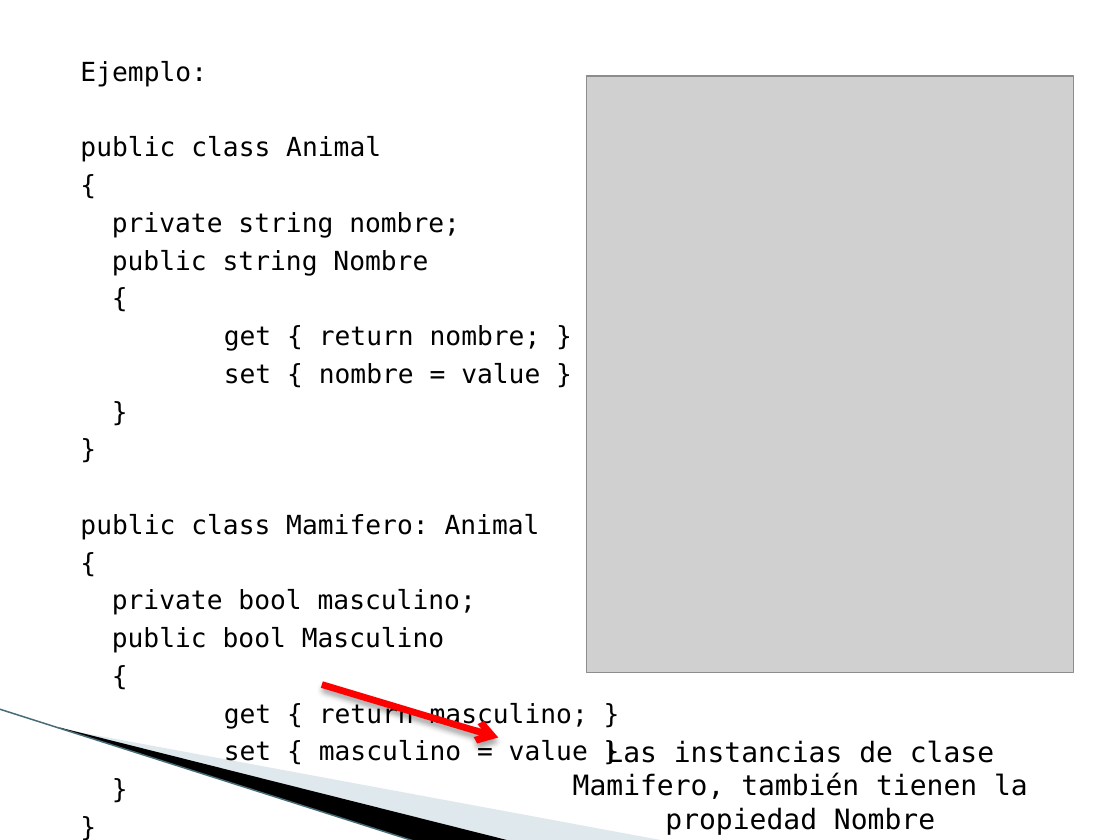
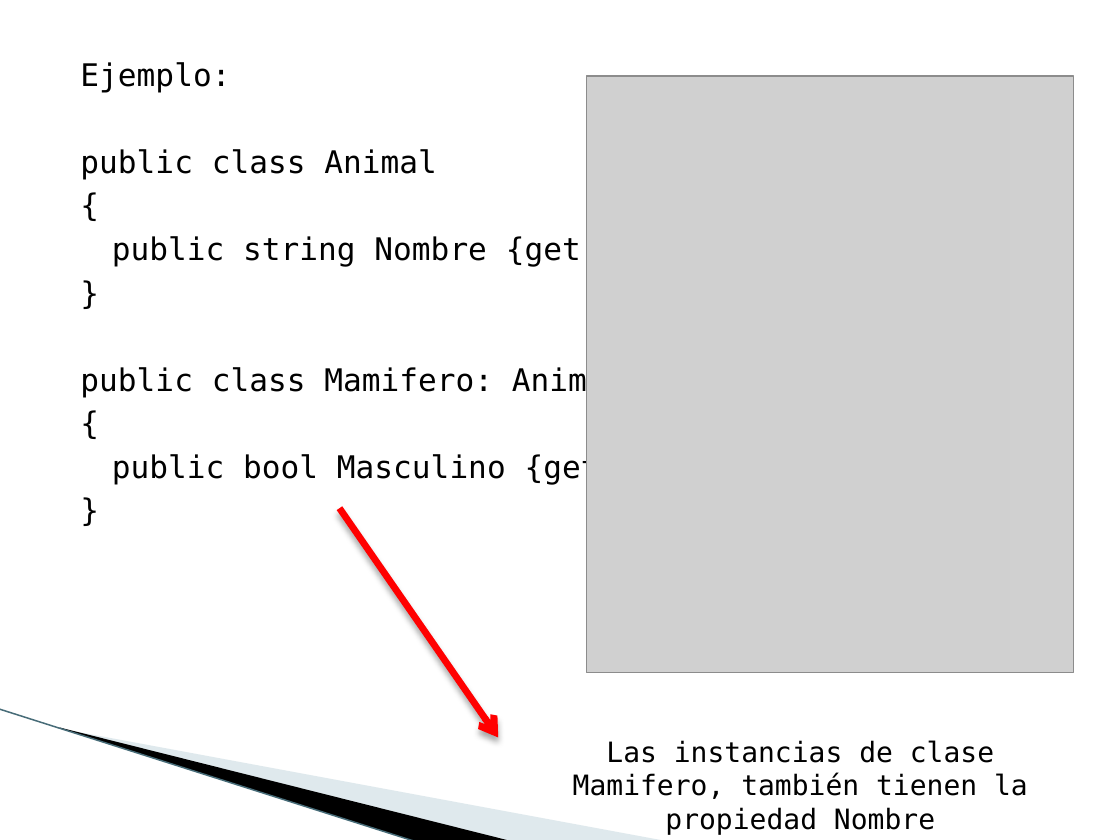
Before and after one commit to maxilovera/net-basics, a slide deck: slide 29 of 9- Introducción a POO (2)/9- Introducción a POO (2).pptx (slide 31 before the commit). Drawn at 1120x840 pixels with LibreOffice and Linux fonts; fonts in the diff are those of the drawing; grey boxes stand for pictures; background and template pictures are left out. Boxes give left, top, right and bottom in pixels: in the first picture for what was removed or moved away, otherwise in the second. Text is boxed around its words. In the diff, an @@ line names an element or a change of style, - is before the commit and + after.

```diff
--- a/9- Introducción a POO (2)/9- Introducción a POO (2).pptx
+++ b/9- Introducción a POO (2)/9- Introducción a POO (2).pptx
@@ text at bbox=[80, 62, 625, 484]: paragraph removed @@
-}
@@ text at bbox=[80, 62, 625, 397]: size 16.9 to 20 pt in "Ejemplo:", "public class Animal", "{", "}" and 3 more places @@
@@ text at bbox=[112, 235, 600, 267]: text changed; size 16.9 to 20 pt @@
-private string nombre;
-public string Nombre
-{
-get { return nombre; }
-set { nombre = value }
-}
+public string Nombre {get; set;}
@@ text at bbox=[112, 452, 619, 484]: text changed; size 16.9 to 20 pt @@
-private bool masculino;
-public bool Masculino
-{
-get { return masculino; }
-set { masculino = value }
+public bool Masculino {get; set;}
@@ arrow moved from (321, 684) - (498, 737) to (339, 508) - (498, 737) @@
```
Also in this commit, not shown: 1 other slide changed, 11 slides removed, 1 other file.
